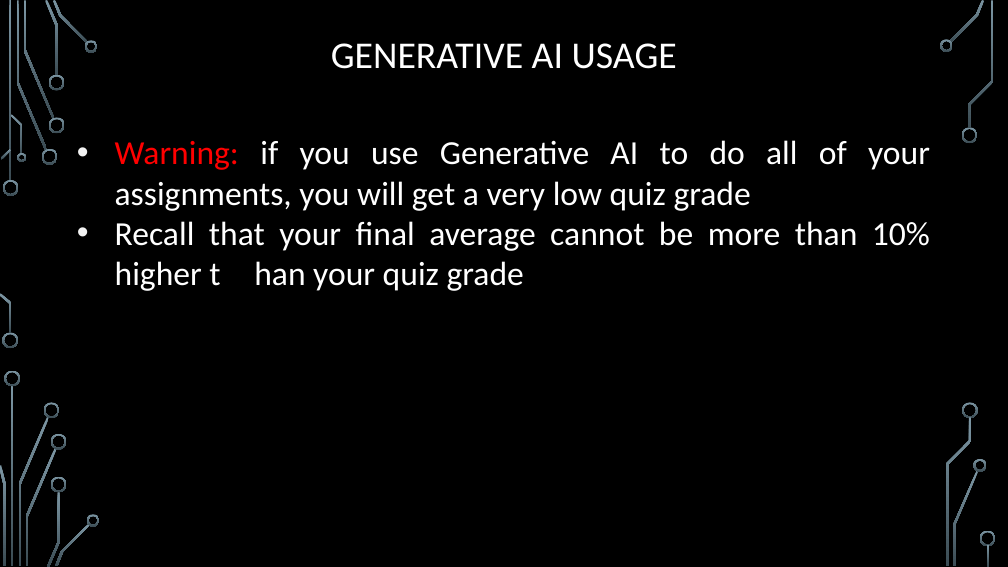
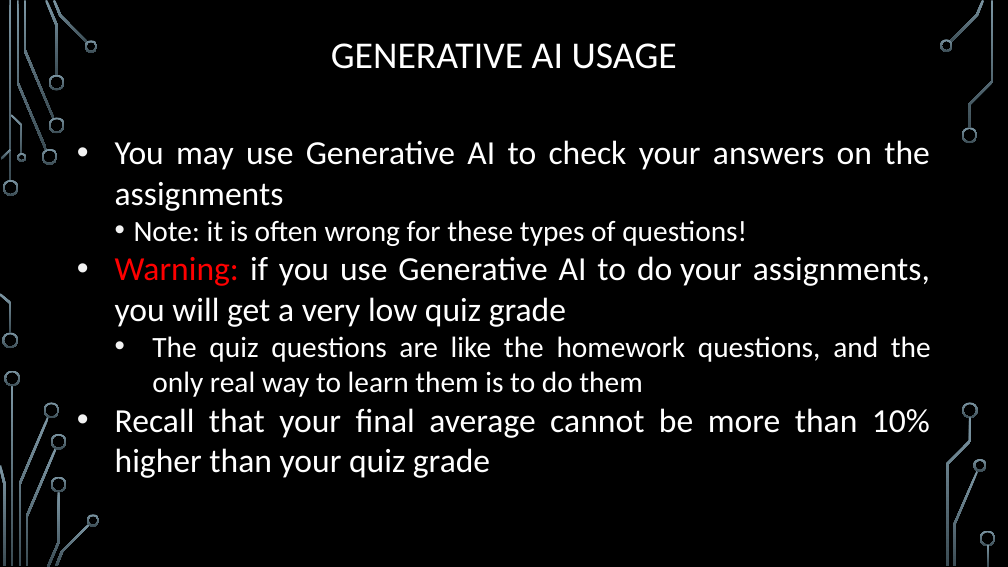
Before and after one commit to markfloryan/dsa2, a slide deck: slide 25 of slides/00-Introduction.pptx. Drawn at 1008x567 pixels with LibreOffice and Linux fonts; fonts in the diff are those of the drawing; background and template pictures are left out. Boxes give left, top, right and bottom in pixels: in the first picture for what was removed or moved away, otherwise in the second. Text is boxed around its words. In the diff, an @@ line names an element or a change of style, - is before the commit and + after.

Commit message:
new slides

```diff
--- a/slides/00-Introduction.pptx
+++ b/slides/00-Introduction.pptx
@@ text at (115,140,931,478): text changed @@
-• Warning: if you use Generative AI to do all of your assignments, you will get a very low quiz grade
-• Recall that your final average cannot be more than 10% higher t han your quiz grade
+• You may use Generative AI to check your answers on the assignments
+  • Note: it is often wrong for these types of questions!
+• Warning: if you use Generative AI to do your assignments, you will get a very low quiz grade
+  • The quiz questions are like the homework questions, and the only real way to learn them is to do them
+• Recall that your final average cannot be more than 10% higher than your quiz grade
```
Also in this commit, not shown: 8 other slides changed, 2 other files.
